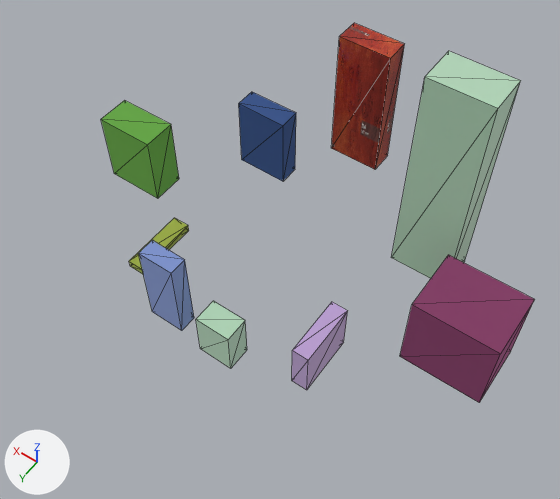
Two versions of the glTF model public/models/world.glb, one commit apart.
Camera for both pictures: a 50 mm camera at (-71.2, 94.4, 150.2) aimed at (-11.2, 10.4, 18.3). Every picture has the same lights, and +X, +Y and +Z are marked at lower left. Mesh edges are drawn as thin lines. Where no turn or scale is listed for an object, it has been applied to the vertices.
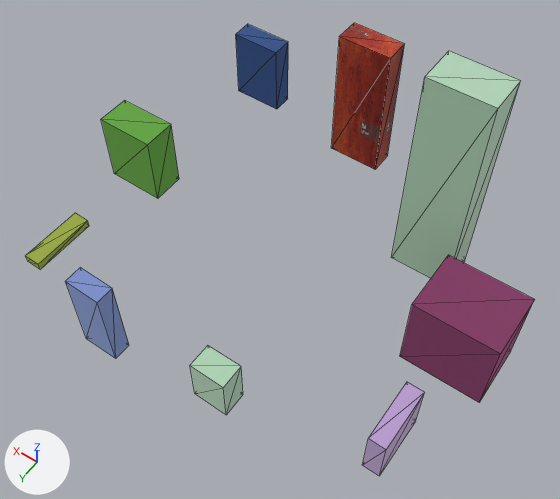
Boxes (x1, y1, x2, y2) around the edits, measured in the pictures (560 x 499 px):
'Box005', moved: before (239, 92, 296, 181); after (236, 24, 288, 109)
'Box001', moved: before (138, 240, 194, 331); after (65, 268, 129, 359)
'Box003', moved: before (292, 302, 348, 390); after (363, 382, 425, 476)
'Box002', moved: before (196, 301, 247, 368); after (190, 345, 243, 415)
'col1', moved: before (129, 218, 189, 274); after (26, 213, 89, 269)

What changed in the scene script:
```text
Change ob_col1:
    ob_col1.location: (21.3, 15.6, 0.0) -> (42.6, 28.8, 0.0)
Change ob_box001:
    ob_box001.location: (6.0, 28.6, 0.0) -> (13.3, 42.6, 0.0)
Change ob_box002:
    ob_box002.location: (-9.1, 29.0, 0.0) -> (-15.1, 38.3, 0.0)
Change ob_box003:
    ob_box003.location: (-27.9, 19.3, 0.0) -> (-50.5, 26.7, 0.0)
Change ob_box005:
    ob_box005.location: (16.5, -22.9, 0.0) -> (34.2, -44.7, 0.0)
```
